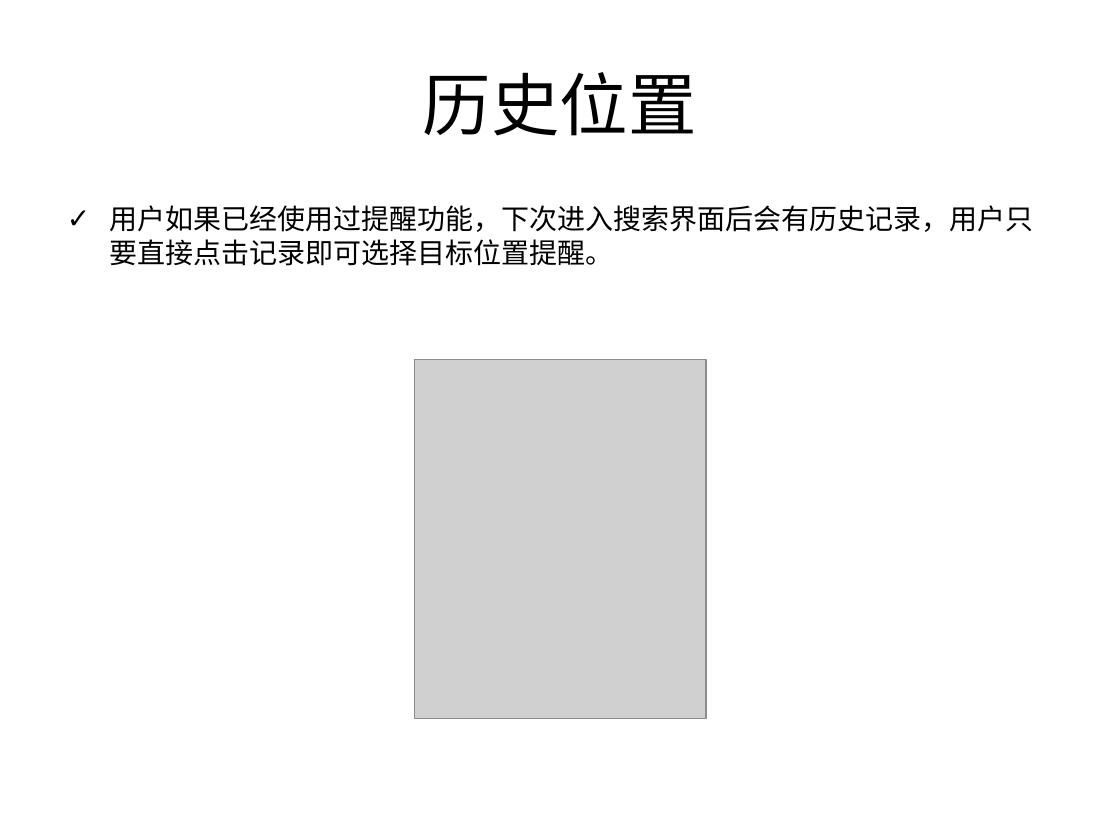
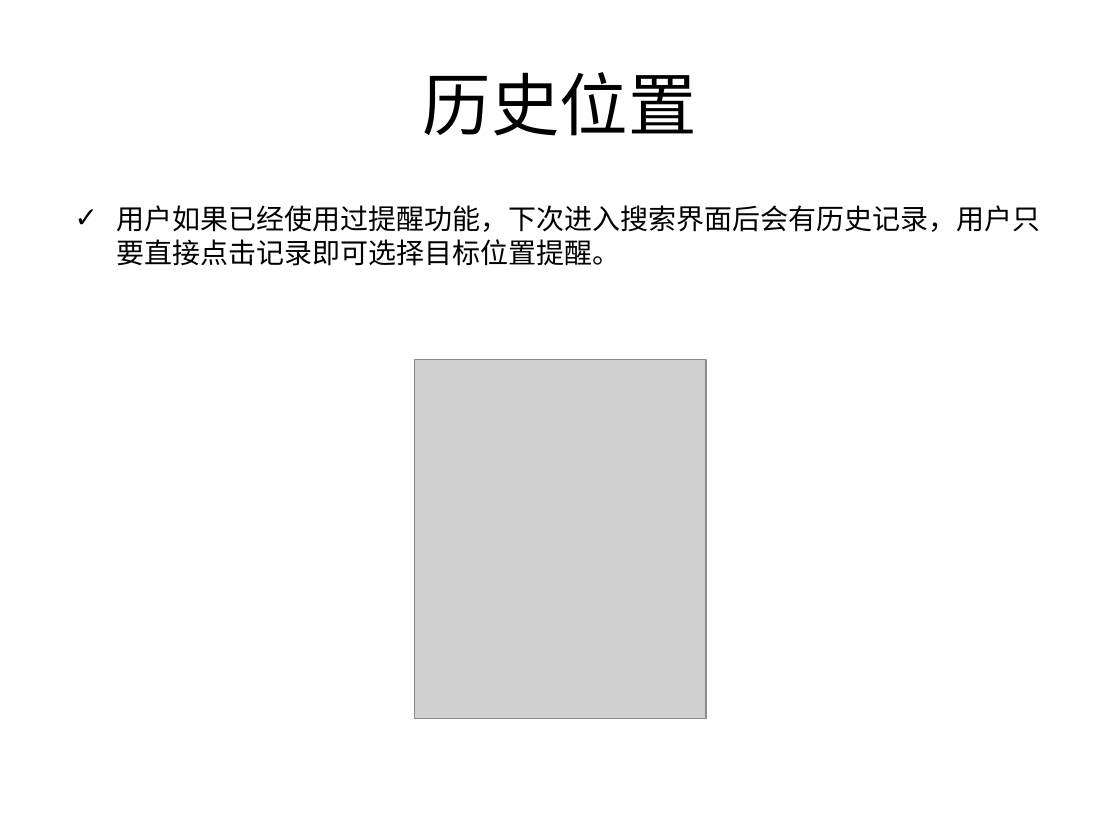
Before and after one commit to xingchongzhu/TargetRemind, a slide deck: slide 10 of word/位置提醒应用介绍说明书.ppt. Drawn at 1120x840 pixels with LibreOffice and Linux fonts; fonts in the diff are those of the drawing; grey boxes stand for pictures. Boxes give left, top, right and bottom in pixels: in the first picture for what was removed or moved away, otherwise in the second. Text is boxed around its words. In the diff, an @@ line names an element or a change of style, - is before the commit and + after.

```diff
--- a/word/位置提醒应用介绍说明书.ppt
+++ b/word/位置提醒应用介绍说明书.ppt
@@ text "用户如果已经使用过提醒功能，下次进入搜索界面后会有历史记录，用户只要直接点击记录即可选择目标位置提醒。": place and size @@
-text "用户如果已经使用过提醒功能，下次进入搜索界面后会有历史记录，用户只要直接点击记录即可选择目标位置提醒。" at bbox=[109, 205, 1033, 266]
+text "用户如果已经使用过提醒功能，下次进入搜索界面后会有历史记录，用户只要直接点击记录即可选择目标位置提醒。" at bbox=[117, 205, 1041, 266]
```
Also in this commit, not shown: 2 other slides changed, 1 slide added, 10 other files.
